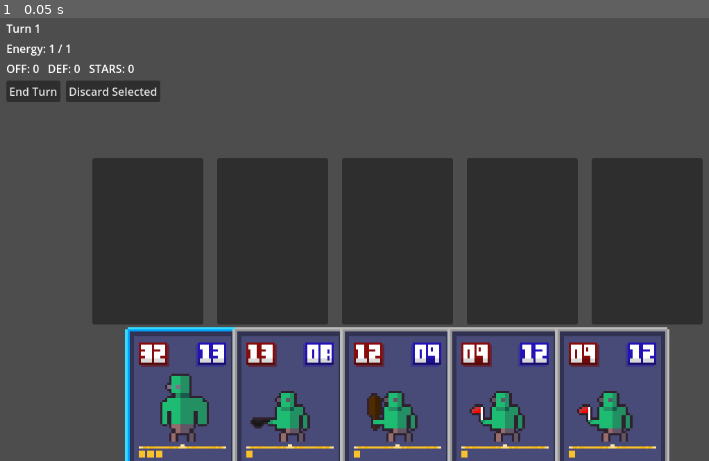
Above: before the commit, frame 1.
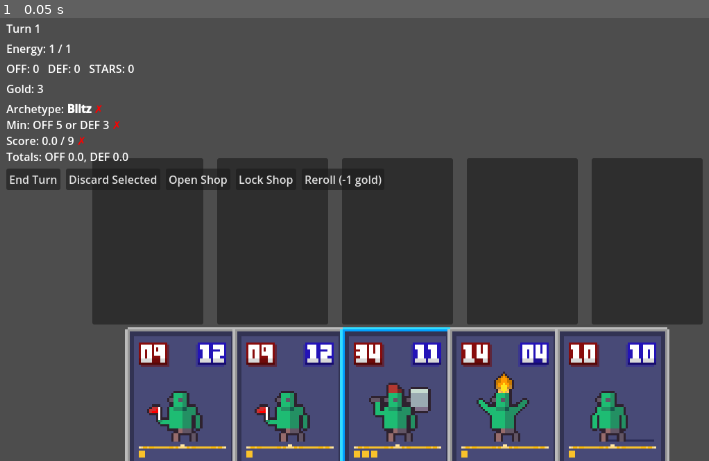
Above: after the commit, the same moment.

Repository: pewdsdamew-tech/goblin-card-game1
Game: Godot game, scene res://scenes/Game.tscn
The game is run twice, just before and just after one commit, with the same random seed, the same clock (stepped at 60 frames per second) and the same inputs.
Inputs:
- Up to frame 1 (0.05 s): no input

The runs differ from the first frame. In frame 1, 5.5% of the frame differs, in the area x 0-93%, y 14-100%.

Commit message:
Pass explicit clear flags when closing shop overlay

Diff:
--- a/scenes/Game.tscn
+++ b/scenes/Game.tscn
@@ -39,6 +39,19 @@
 layout_mode = 2
 text = "OFF: 0   DEF: 0   STARS: 0"
 
+[node name="GoldLabel" type="Label" parent="Stats/VBoxContainer"]
+layout_mode = 2
+text = "Gold: 3"
+
+[node name="OpponentLabel" type="RichTextLabel" parent="Stats/VBoxContainer"]
+layout_mode = 2
+focus_mode = 0
+mouse_filter = 2
+selection_enabled = false
+bbcode_enabled = true
+text = "Opponent: OFF 12 / DEF 10 ✗"
+fit_content = true
+
 [node name="Buttons" type="HBoxContainer" parent="Stats/VBoxContainer"]
 layout_mode = 2
 theme_override_constants/separation = 8
@@ -50,6 +63,18 @@
 [node name="DiscardButton" type="Button" parent="Stats/VBoxContainer/Buttons"]
 layout_mode = 2
 text = "Discard Selected"
+
+[node name="ShopToggleButton" type="Button" parent="Stats/VBoxContainer/Buttons"]
+layout_mode = 2
+text = "Open Shop"
+
+[node name="ShopLockButton" type="Button" parent="Stats/VBoxContainer/Buttons"]
+layout_mode = 2
+text = "Lock Shop"
+
+[node name="ShopRerollButton" type="Button" parent="Stats/VBoxContainer/Buttons"]
+layout_mode = 2
+text = "Reroll (-1 gold)"
 
 [node name="VBoxContainer" type="VBoxContainer" parent="."]
 layout_mode = 0
@@ -57,11 +82,13 @@
 anchor_bottom = 1.0
 size_flags_horizontal = 3
 size_flags_vertical = 3
+mouse_filter = 2
 
 [node name="Spacer" type="Control" parent="VBoxContainer"]
 layout_mode = 2
 size_flags_horizontal = 3
 size_flags_vertical = 3
+mouse_filter = 2
 
 [node name="BottomUI" type="Control" parent="."]
 custom_minimum_size = Vector2(0, 420)
@@ -129,3 +156,124 @@
 size_flags_horizontal = 3
 theme_override_constants/separation = -5
 alignment = 1
+
+[node name="GameOverOverlay" type="Control" parent="."]
+layout_mode = 1
+anchors_preset = 15
+anchor_right = 1.0
+anchor_bottom = 1.0
+grow_horizontal = 2
+grow_vertical = 2
+mouse_filter = 2
+visible = false
+
+[node name="Panel" type="PanelContainer" parent="GameOverOverlay"]
+layout_mode = 1
+anchors_preset = 8
+anchor_left = 0.5
+anchor_top = 0.5
+anchor_right = 0.5
+anchor_bottom = 0.5
+offset_left = -220.0
+offset_top = -140.0
+offset_right = 220.0
+offset_bottom = 140.0
+grow_horizontal = 2
+grow_vertical = 2
+
+[node name="VBoxContainer" type="VBoxContainer" parent="GameOverOverlay/Panel"]
+layout_mode = 1
+anchors_preset = 8
+anchor_left = 0.5
+anchor_top = 0.5
+anchor_right = 0.5
+anchor_bottom = 0.5
+offset_left = -200.0
+offset_top = -120.0
+offset_right = 200.0
+offset_bottom = 120.0
+grow_horizontal = 2
+grow_vertical = 2
+alignment = 1
+theme_override_constants/separation = 12
+
+[node name="MessageLabel" type="Label" parent="GameOverOverlay/Panel/VBoxContainer"]
+layout_mode = 2
+text = "Game Over"
+horizontal_alignment = 1
+autowrap_mode = 3
+
+[node name="RestartButton" type="Button" parent="GameOverOverlay/Panel/VBoxContainer"]
+layout_mode = 2
+text = "Restart"
+size_flags_horizontal = 4
+
+[node name="ShopOverlay" type="Control" parent="."]
+layout_mode = 1
+anchors_preset = 15
+anchor_right = 1.0
+anchor_bottom = 1.0
+grow_horizontal = 2
+grow_vertical = 2
+mouse_filter = 0
+visible = false
+z_index = 90
+
+[node name="Panel" type="PanelContainer" parent="ShopOverlay"]
+layout_mode = 1
+anchors_preset = 8
+anchor_left = 0.5
+anchor_top = 0.5
+anchor_right = 0.5
+anchor_bottom = 0.5
+offset_left = -260.0
+offset_top = -180.0
+offset_right = 260.0
+offset_bottom = 180.0
+grow_horizontal = 2
+grow_vertical = 2
+
+[node name="VBoxContainer" type="VBoxContainer" parent="ShopOverlay/Panel"]
+layout_mode = 1
+anchors_preset = 8
+anchor_left = 0.5
+anchor_top = 0.5
+anchor_right = 0.5
+anchor_bottom = 0.5
+offset_left = -240.0
+offset_top = -160.0
+offset_right = 240.0
+offset_bottom = 160.0
+grow_horizontal = 2
+grow_vertical = 2
+alignment = 1
+theme_override_constants/separation = 12
+
+[node name="InstructionLabel" type="Label" parent="ShopOverlay/Panel/VBoxContainer"]
+layout_mode = 2
+text = "Select one card"
+horizontal_alignment = 1
+autowrap_mode = 3
+
+[node name="Offers" type="HBoxContainer" parent="ShopOverlay/Panel/VBoxContainer"]
+layout_mode = 2
+alignment = 1
+theme_override_constants/separation = 12
+
+[node name="ShopButtons" type="HBoxContainer" parent="ShopOverlay/Panel/VBoxContainer"]
+layout_mode = 2
+alignment = 1
+theme_override_constants/separation = 8
+
+[node name="ShopLockButton" type="Button" parent="ShopOverlay/Panel/VBoxContainer/ShopButtons"]
+layout_mode = 2
+text = "Lock Shop"
+
+[node name="ShopRerollButton" type="Button" parent="ShopOverlay/Panel/VBoxContainer/ShopButtons"]
+layout_mode = 2
+text = "Reroll (-1 gold)"
+
+[node name="SkipButton" type="Button" parent="ShopOverlay/Panel/VBoxContainer/ShopButtons"]
+layout_mode = 2
+text = "Skip"
+size_flags_horizontal = 4
--- a/scripts/Game.gd
+++ b/scripts/Game.gd
@@ -6,8 +6,20 @@
 @onready var stats_label: Label = $Stats/VBoxContainer/StatsLabel
 @onready var turn_label: Label = $Stats/VBoxContainer/TurnLabel
 @onready var energy_label: Label = $Stats/VBoxContainer/EnergyLabel
+@onready var opponent_label: RichTextLabel = $Stats/VBoxContainer/OpponentLabel
+@onready var gold_label: Label = $Stats/VBoxContainer/GoldLabel
 @onready var end_turn_button: Button = $Stats/VBoxContainer/Buttons/EndTurnButton
 @onready var discard_button: Button = $Stats/VBoxContainer/Buttons/DiscardButton
+@onready var shop_toggle_button: Button = $Stats/VBoxContainer/Buttons/ShopToggleButton
+@onready var game_over_layer: Control = $GameOverOverlay
+@onready var game_over_label: Label = $GameOverOverlay/Panel/VBoxContainer/MessageLabel
+@onready var restart_button: Button = $GameOverOverlay/Panel/VBoxContainer/RestartButton
+@onready var shop_overlay: Control = $ShopOverlay
+@onready var shop_offer_container: HBoxContainer = $ShopOverlay/Panel/VBoxContainer/Offers
+@onready var shop_instruction_label: Label = $ShopOverlay/Panel/VBoxContainer/InstructionLabel
+@onready var shop_skip_button: Button = $ShopOverlay/Panel/VBoxContainer/SkipButton
+@onready var shop_lock_button: Button = $ShopOverlay/Panel/VBoxContainer/ShopButtons/ShopLockButton
+@onready var shop_reroll_button: Button = $ShopOverlay/Panel/VBoxContainer/ShopButtons/ShopRerollButton
 
 var card_scene: PackedScene = preload("res://scenes/Card.tscn")
 var selected_card: Node = null
@@ -15,16 +27,28 @@
 var turn_number: int = 1
 var max_energy: int = 1
 var current_energy: int = 1
+var current_total_off: int = 0
+var current_total_def: int = 0
+var current_archetype: Dictionary = {}
+var gold: int = 3
+var purchases_this_turn: int = 0
+var discard_gold_claimed: bool = false
+var shop_open: bool = false
+var shop_minimized: bool = false
+var shop_locked: bool = false
 
 
 func _ready() -> void:
 	randomize()
 	_connect_slot_clicks()
 	_connect_buttons()
-	_reset_energy_for_turn()
+	_hide_game_over()
+	_start_turn()
 	_populate_hand()
 	_update_active_stats()
-	_update_energy_ui()
+	_update_requirement_ui()
+	_update_gold_ui()
+	_close_shop_overlay(true)
 
 
 func _populate_hand() -> void:
@@ -56,6 +80,10 @@
 
 
 func _on_card_clicked(card) -> void:
+	if _is_in_shop_offer(card):
+		_try_buy_card(card)
+		return
+
 	# Toggle off if clicking the same card
 	if selected_card == card:
 		_unselect_current()
@@ -103,6 +131,16 @@
 		end_turn_button.pressed.connect(_on_end_turn_pressed)
 	if is_instance_valid(discard_button):
 		discard_button.pressed.connect(_on_discard_pressed)
+	if is_instance_valid(shop_toggle_button):
+		shop_toggle_button.pressed.connect(_on_shop_toggle_pressed)
+	if is_instance_valid(restart_button):
+		restart_button.pressed.connect(_reset_game)
+	if is_instance_valid(shop_skip_button):
+		shop_skip_button.pressed.connect(_on_shop_skip_pressed)
+	if is_instance_valid(shop_lock_button):
+		shop_lock_button.pressed.connect(_on_shop_lock_pressed)
+	if is_instance_valid(shop_reroll_button):
+		shop_reroll_button.pressed.connect(_on_shop_reroll_pressed)
 
 func _on_slot_gui_input(slot: Control, event: InputEvent) -> void:
 	if event is InputEventMouseButton and event.button_index == MOUSE_BUTTON_LEFT and event.pressed:
@@ -111,6 +149,8 @@
 
 func _try_place_selected_into_slot(slot: Control) -> void:
 	if selected_card == null:
+		return
+	if _is_in_shop_offer(selected_card):
 		return
 
 	# Each slot should have a CenterContainer child named "Content"
@@ -142,10 +182,26 @@
 	if content.get_child_count() > 0:
 		occupying_card = content.get_child(0)
 
+	# Prevent overwriting a filled slot when playing from hand
+	if occupying_card and not selected_in_board:
+		print("Cannot place: slot is already occupied. Move or discard the existing card first.")
+		return
+
+	# Star cap check when playing from hand
+	if not selected_in_board:
+		var projected_stars := _get_board_star_total()
+		if occupying_card and "card_data" in occupying_card:
+			projected_stars -= int(occupying_card.card_data.get("stars", 0))
+		projected_stars += cost
+		var star_cap := _get_star_cap()
+		if projected_stars > star_cap:
+			print("Cannot place: star cap exceeded (%d > %d). Discard or move a card first." % [projected_stars, star_cap])
+			return
+
 # If placing from hand, check energy
 	if not selected_in_board:
 		if cost > current_energy:
-			print("Not enough energy to play this card.")
+			_show_insufficient_energy_feedback(selected_card)
 			return
 
 	# Move selected card into slot
@@ -203,8 +259,8 @@
 	return _find_slot_for_card(card) != null
 
 func _update_active_stats() -> void:
-	var total_off := 0
-	var total_def := 0
+	current_total_off = 0
+	current_total_def = 0
 	var total_stars := 0
 
 	for slot in active_slots.get_children():
@@ -215,15 +271,22 @@
 			var card := content.get_child(0)
 			if card is Node and ("card_data" in card):
 				var data: Dictionary = card.card_data
-				total_off += int(data.get("off", 0))
-				total_def += int(data.get("def", 0))
+				current_total_off += int(data.get("off", 0))
+				current_total_def += int(data.get("def", 0))
 				total_stars += int(data.get("stars", 0))
 
-	stats_label.text = "OFF: %d   DEF: %d   STARS: %d" % [total_off, total_def, total_stars]
+	stats_label.text = "OFF: %d   DEF: %d   STARS: %d" % [current_total_off, current_total_def, total_stars]
+	_update_requirement_ui()
 
 func _update_energy_ui() -> void:
 	turn_label.text = "Turn %d" % turn_number
 	energy_label.text = "Energy: %d / %d" % [current_energy, max_energy]
+	_update_gold_ui()
+
+
+func _update_gold_ui() -> void:
+	if gold_label:
+		gold_label.text = "Gold: %d" % gold
 
 
 func _reset_energy_for_turn() -> void:
@@ -255,23 +318,442 @@
 
 func _on_end_turn_pressed() -> void:
 	_unselect_current()
-	turn_number += 1
-	_reset_energy_for_turn()
-	_refill_hand_to_max()
 	_update_active_stats()
+	var requirements := get_turn_requirements(turn_number)
+	if _meets_requirements(requirements):
+		turn_number += 1
+		_open_shop_overlay()
+	else:
+		_show_game_over(requirements)
 
 
 func _on_discard_pressed() -> void:
 	if selected_card == null:
 		return
 
-	if not _is_in_active_slots(selected_card):
-		return
-
-	var parent := selected_card.get_parent()
+	if _is_in_shop_offer(selected_card):
+		return
+
+	if _is_in_active_slots(selected_card):
+		var parent := selected_card.get_parent()
+		if parent:
+			parent.remove_child(selected_card)
+		selected_card.queue_free()
+		selected_card = null
+		_update_active_stats()
+		return
+
+	if selected_card.get_parent() == hand_panel:
+		selected_card.queue_free()
+		selected_card = null
+		if not discard_gold_claimed:
+			discard_gold_claimed = true
+			gold = gold + 1
+		_update_gold_ui()
+		_update_active_stats()
+
+
+func _start_turn() -> void:
+	_close_shop_overlay(false)
+	purchases_this_turn = 0
+	discard_gold_claimed = false
+	if turn_number == 1:
+		gold = 3
+	else:
+		var income_bonus: int = int(gold / 5.0)
+		gold = gold + 2 + income_bonus
+	_reset_energy_for_turn()
+	_roll_archetype()
+	if not shop_locked:
+		_generate_shop_offer(true)
+	_update_active_stats()
+	_update_requirement_ui()
+	_update_gold_ui()
+	_update_shop_buttons()
+
+
+func get_turn_requirements(turn: int) -> Dictionary:
+	var base_energy: int = min(5, turn)
+	var base_min_off: int = base_energy * 4
+	var base_min_def: int = base_energy * 3
+	var base_score: int = base_energy * 8
+
+	var archetype: Dictionary = current_archetype if not current_archetype.is_empty() else _balanced_archetype()
+	var req_off_mult: float = float(archetype.get("req_off_mult", 1.0))
+	var req_def_mult: float = float(archetype.get("req_def_mult", 1.0))
+	var score_mult: float = float(archetype.get("score_mult", 1.0))
+	var off_count_mult: float = float(archetype.get("off_count_mult", 1.0))
+	var def_count_mult: float = float(archetype.get("def_count_mult", 1.0))
+
+	var min_off: int = int(round(base_min_off * req_off_mult))
+	var min_def: int = int(round(base_min_def * req_def_mult))
+	var score_target: int = int(round(base_score * score_mult))
+
+	return {
+		"min_off": min_off,
+		"min_def": min_def,
+		"score_target": score_target,
+		"archetype": archetype,
+		"off_count_mult": off_count_mult,
+		"def_count_mult": def_count_mult,
+	}
+
+
+func _meets_requirements(req: Dictionary) -> bool:
+	var off_mult := float(req.get("off_count_mult", 1.0))
+	var def_mult := float(req.get("def_count_mult", 1.0))
+	var adjusted_off := current_total_off * off_mult
+	var adjusted_def := current_total_def * def_mult
+
+	var min_gate := adjusted_off >= float(req.get("min_off", 0)) or adjusted_def >= float(req.get("min_def", 0))
+	var score_gate := (adjusted_off + adjusted_def) >= float(req.get("score_target", 0))
+	return min_gate and score_gate
+
+
+func _update_requirement_ui() -> void:
+	var req := get_turn_requirements(turn_number)
+	var off_mult := float(req.get("off_count_mult", 1.0))
+	var def_mult := float(req.get("def_count_mult", 1.0))
+	var adjusted_off := current_total_off * off_mult
+	var adjusted_def := current_total_def * def_mult
+	var min_gate := adjusted_off >= float(req.get("min_off", 0)) or adjusted_def >= float(req.get("min_def", 0))
+	var score_gate := (adjusted_off + adjusted_def) >= float(req.get("score_target", 0))
+	var meets := min_gate and score_gate
+
+	var status_text := "[color=green]✓[/color]" if meets else "[color=red]✗[/color]"
+	var min_status := "[color=green]✓[/color]" if min_gate else "[color=red]✗[/color]"
+	var score_status := "[color=green]✓[/color]" if score_gate else "[color=red]✗[/color]"
+	var archetype: Dictionary = req.get("archetype", _balanced_archetype())
+	var archetype_name := String(archetype.get("name", "Balanced"))
+
+	if opponent_label:
+		opponent_label.bbcode_enabled = true
+		opponent_label.bbcode_text = "Archetype: [b]%s[/b] %s\nMin: OFF %d or DEF %d %s\nScore: %.1f / %d %s\nTotals: OFF %.1f, DEF %.1f" % [
+			archetype_name,
+			status_text,
+			req.get("min_off", 0),
+			req.get("min_def", 0),
+			min_status,
+			adjusted_off + adjusted_def,
+			req.get("score_target", 0),
+			score_status,
+			adjusted_off,
+			adjusted_def,
+		]
+
+
+func _show_insufficient_energy_feedback(card: Node) -> void:
+	if card is Control:
+		var ctrl := card as Control
+		var start_pos := ctrl.position
+		var tween := create_tween()
+		tween.tween_property(ctrl, "position", start_pos + Vector2(-6, 0), 0.05)
+		tween.tween_property(ctrl, "position", start_pos + Vector2(6, 0), 0.1)
+		tween.tween_property(ctrl, "position", start_pos + Vector2(-6, 0), 0.05)
+		tween.tween_property(ctrl, "position", start_pos, 0.05)
+
+	if energy_label:
+		var original_color := energy_label.modulate
+		var tween_color := create_tween()
+		energy_label.modulate = Color(1, 0, 0)
+		tween_color.tween_property(energy_label, "modulate", Color(1, 0, 0), 0.2)
+		tween_color.tween_property(energy_label, "modulate", original_color, 0.1)
+
+
+func _show_game_over(requirements: Dictionary) -> void:
+	if game_over_label:
+		game_over_label.text = "Game Over\nNeeded OFF %d / DEF %d\nYou had OFF %d / DEF %d" % [
+			requirements.get("min_off", 0),
+			requirements.get("min_def", 0),
+			current_total_off,
+			current_total_def,
+		]
+	if game_over_layer:
+		game_over_layer.visible = true
+		if game_over_layer.has_method("grab_focus"):
+			game_over_layer.grab_focus()
+
+
+func _hide_game_over() -> void:
+	if game_over_layer:
+		game_over_layer.visible = false
+
+
+func _reset_game() -> void:
+	_hide_game_over()
+	selected_card = null
+	_clear_all_cards()
+	turn_number = 1
+	_start_turn()
+	_populate_hand()
+	_update_active_stats()
+	_close_shop_overlay()
+
+
+func _clear_all_cards() -> void:
+	for slot in active_slots.get_children():
+		if not (slot is Control):
+			continue
+		var content: Node = slot.get_node_or_null("Content")
+		if content:
+			for child in content.get_children():
+				child.queue_free()
+	for child in hand_panel.get_children():
+		child.queue_free()
+	_clear_shop_offer()
+
+
+func _roll_archetype() -> void:
+	var pool := _get_archetypes()
+	if pool.is_empty():
+		current_archetype = _balanced_archetype()
+		return
+	current_archetype = pool[randi() % pool.size()]
+
+
+func _balanced_archetype() -> Dictionary:
+	return {
+		"name": "Balanced",
+		"req_off_mult": 1.0,
+		"req_def_mult": 1.0,
+		"score_mult": 1.0,
+		"off_count_mult": 1.0,
+		"def_count_mult": 1.0,
+	}
+
+
+func _get_archetypes() -> Array:
+	return [
+		_balanced_archetype(),
+		{
+			"name": "Fortress",
+			"req_off_mult": 0.9,
+			"req_def_mult": 1.25,
+			"score_mult": 1.075,
+			"off_count_mult": 1.0,
+			"def_count_mult": 1.0,
+		},
+		{
+			"name": "Blitz",
+			"req_off_mult": 1.25,
+			"req_def_mult": 0.9,
+			"score_mult": 1.075,
+			"off_count_mult": 1.0,
+			"def_count_mult": 1.0,
+		},
+		{
+			"name": "Anti-Off",
+			"req_off_mult": 1.0,
+			"req_def_mult": 1.0,
+			"score_mult": 1.0,
+			"off_count_mult": 0.9,
+			"def_count_mult": 1.1,
+		},
+		{
+			"name": "Anti-Def",
+			"req_off_mult": 1.0,
+			"req_def_mult": 1.0,
+			"score_mult": 1.0,
+			"off_count_mult": 1.1,
+			"def_count_mult": 0.9,
+		},
+	]
+
+
+func _clear_shop_offer() -> void:
+	if not shop_offer_container:
+		return
+	for child in shop_offer_container.get_children():
+		child.queue_free()
+	shop_offer_container.queue_redraw()
+
+
+func _is_in_shop_offer(card: Node) -> bool:
+	if card == null:
+		return false
+	var parent := card.get_parent()
+	while parent:
+		if parent == shop_offer_container:
+			return true
+		parent = parent.get_parent()
+	return false
+
+
+func _price_for_stars(stars: int) -> int:
+	match stars:
+		1:
+			return 1
+		2:
+			return 2
+		3:
+			return 4
+		4:
+			return 6
+		5:
+			return 9
+		_:
+			return max(1, stars)
+
+
+func _open_shop_overlay() -> void:
+	shop_open = true
+	shop_minimized = false
+	# Respect lock: only clear when unlocked and empty
+	if not shop_locked and shop_offer_container.get_child_count() == 0:
+		_clear_shop_offer()
+	shop_overlay.visible = true
+	shop_overlay.mouse_filter = Control.MOUSE_FILTER_IGNORE
+	if shop_instruction_label:
+		shop_instruction_label.text = "Select one card (cost shown below)"
+	if shop_offer_container.get_child_count() == 0:
+		_generate_shop_offer()
+	_update_gold_ui()
+	_update_shop_toggle_label()
+
+
+func _close_shop_overlay(clear: bool = true) -> void:
+	shop_open = false
+	shop_minimized = false
+	if clear and not shop_locked:
+		_clear_shop_offer()
+	if shop_overlay:
+		shop_overlay.visible = false
+	_update_shop_toggle_label()
+
+
+func _generate_shop_offer(clear_first: bool = false) -> void:
+	if not shop_offer_container:
+		return
+	if clear_first:
+		_clear_shop_offer()
+	if shop_offer_container.get_child_count() > 0 and shop_locked:
+		return
+	for i in range(3):
+		var card_data: Dictionary
+		if card_db.has_method("get_random_card_weighted"):
+			card_data = card_db.get_random_card_weighted()
+		else:
+			card_data = card_db.get_random_card()
+		if card_data.is_empty():
+			continue
+
+		var offer_box := VBoxContainer.new()
+		offer_box.alignment = BoxContainer.ALIGNMENT_CENTER
+		offer_box.add_theme_constant_override("separation", 6)
+
+		var center := CenterContainer.new()
+		var card_instance = card_scene.instantiate()
+		center.add_child(card_instance)
+		if card_instance.has_signal("clicked"):
+			card_instance.clicked.connect(_on_card_clicked)
+
+		var stars := int(card_data.get("stars", 1))
+		var price_label := Label.new()
+		price_label.horizontal_alignment = HORIZONTAL_ALIGNMENT_CENTER
+		price_label.text = "Cost: %d (⭐%d)" % [_price_for_stars(stars), stars]
+
+		offer_box.add_child(center)
+		offer_box.add_child(price_label)
+		shop_offer_container.add_child(offer_box)
+
+		card_instance.call_deferred("set_card_data", card_data)
+
+
+func _on_shop_skip_pressed() -> void:
+	_close_shop_overlay(true)
+	_start_turn()
+
+
+func _on_shop_toggle_pressed() -> void:
+	if not shop_open:
+		_open_shop_overlay()
+		return
+	_toggle_shop_visibility()
+
+
+func _toggle_shop_visibility() -> void:
+	if not shop_overlay:
+		return
+	shop_minimized = not shop_minimized
+	shop_overlay.visible = not shop_minimized
+	shop_overlay.mouse_filter = Control.MOUSE_FILTER_IGNORE
+	_update_shop_toggle_label()
+
+
+func _try_buy_card(card: Node) -> void:
+	if purchases_this_turn >= 1:
+		return
+	if card == null or not _is_in_shop_offer(card):
+		return
+	if hand_panel.get_child_count() >= 5:
+		return
+	var price: int = _price_for_stars(int(card.card_data.get("stars", 1)) if "card_data" in card else 1)
+	if price > gold:
+		_show_insufficient_energy_feedback(card) # reuse shake/red feedback
+		return
+
+	gold -= price
+	purchases_this_turn += 1
+	var parent := card.get_parent()
 	if parent:
-		parent.remove_child(selected_card)
-
-	selected_card.queue_free()
-	selected_card = null
+		parent.remove_child(card)
+	hand_panel.add_child(card)
+	_reset_card_transform(card)
+	_update_gold_ui()
 	_update_active_stats()
+	_close_shop_overlay(true)
+	_start_turn()
+
+
+func _on_shop_lock_pressed() -> void:
+	shop_locked = not shop_locked
+	_update_shop_buttons()
+
+
+func _on_shop_reroll_pressed() -> void:
+	if gold < 1:
+		return
+	shop_locked = false
+	gold -= 1
+	_generate_shop_offer(true)
+	_update_gold_ui()
+	_update_shop_buttons()
+
+
+func _update_shop_toggle_label() -> void:
+	if not shop_toggle_button:
+		return
+	if shop_open:
+		shop_toggle_button.text = "Hide Shop" if shop_overlay.visible else "Show Shop"
+	else:
+		shop_toggle_button.text = "Open Shop"
+
+
+func _update_shop_buttons() -> void:
+	if shop_lock_button:
+		shop_lock_button.text = "Unlock Shop" if shop_locked else "Lock Shop"
+	if shop_reroll_button:
+		var can_reroll := gold >= 1
+		shop_reroll_button.disabled = not can_reroll
+		shop_reroll_button.text = "Reroll (-1 gold)"
+
+
+func _get_board_star_total() -> int:
+	var total := 0
+	for slot in active_slots.get_children():
+		if not (slot is Control):
+			continue
+		var content: Node = slot.get_node_or_null("Content")
+		if content and content.get_child_count() > 0:
+			var card := content.get_child(0)
+			if card is Node and ("card_data" in card):
+				total += int(card.card_data.get("stars", 0))
+	return total
+
+
+func _get_star_cap() -> int:
+	if turn_number <= 2:
+		return 4
+	if turn_number <= 4:
+		return 6
+	return 8
